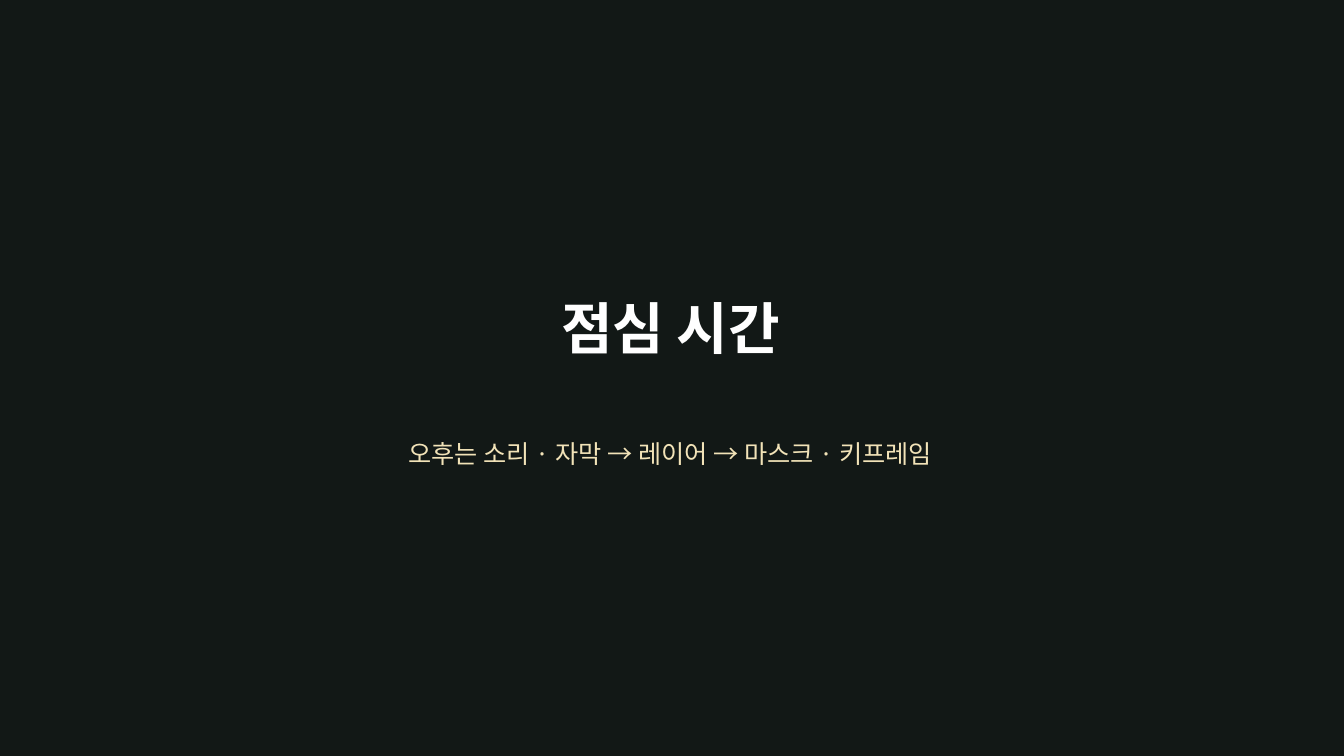
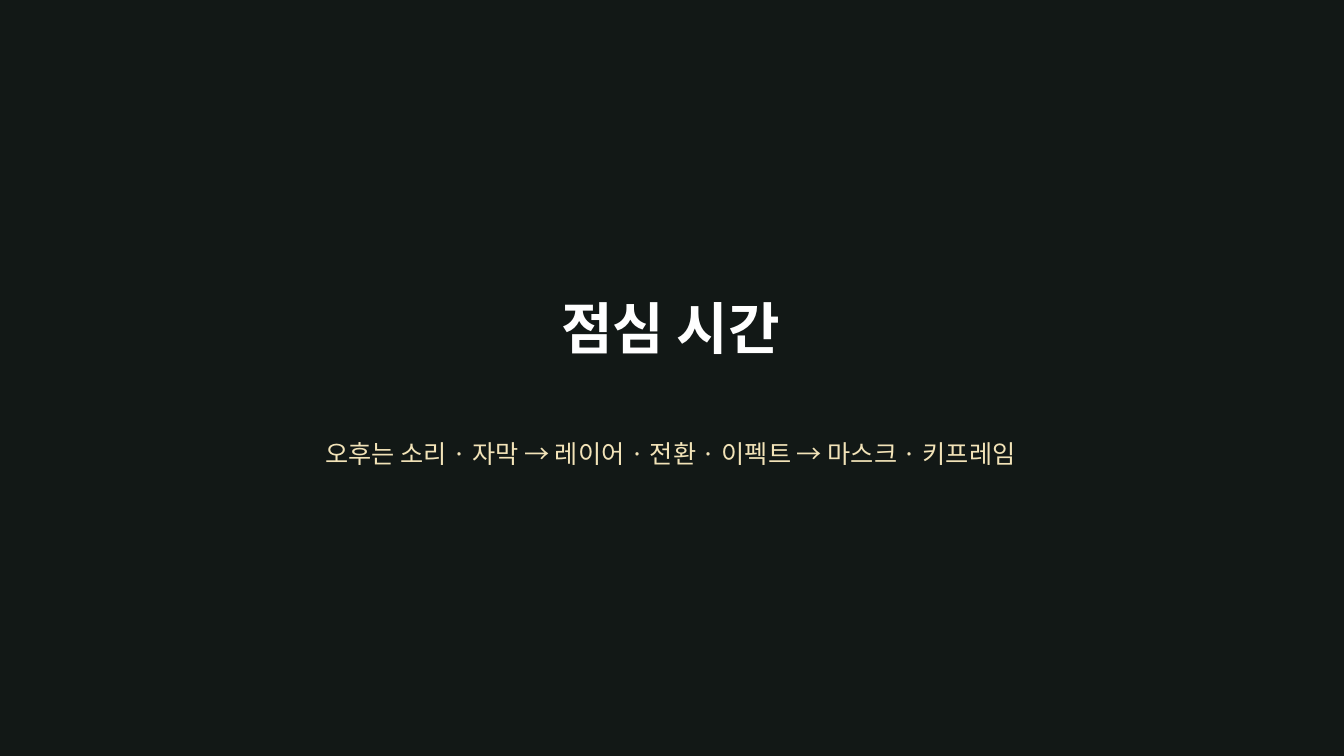
Before and after one commit to yujida/MARUBIT, a slide deck: slide 24 of lectures/03/3회차_CapCut완전정복_슬라이드.pptx. Drawn at 1344x756 pixels with LibreOffice and Linux fonts; fonts in the diff are those of the drawing. Boxes give left, top, right and bottom in pixels: in the first picture for what was removed or moved away, otherwise in the second. Text is boxed around its words. In the diff, an @@ line names an element or a change of style, - is before the commit and + after.

```diff
--- a/lectures/03/3회차_CapCut완전정복_슬라이드.pptx
+++ b/lectures/03/3회차_CapCut완전정복_슬라이드.pptx
@@ text at (325,442,1016,465): text changed @@
-오후는 소리 · 자막 → 레이어 → 마스크 · 키프레임
+오후는 소리 · 자막 → 레이어 · 전환 · 이펙트 → 마스크 · 키프레임
```
Also in this commit, not shown: 26 other slides changed, 7 slides added, 1 slide removed, 2 other files.
